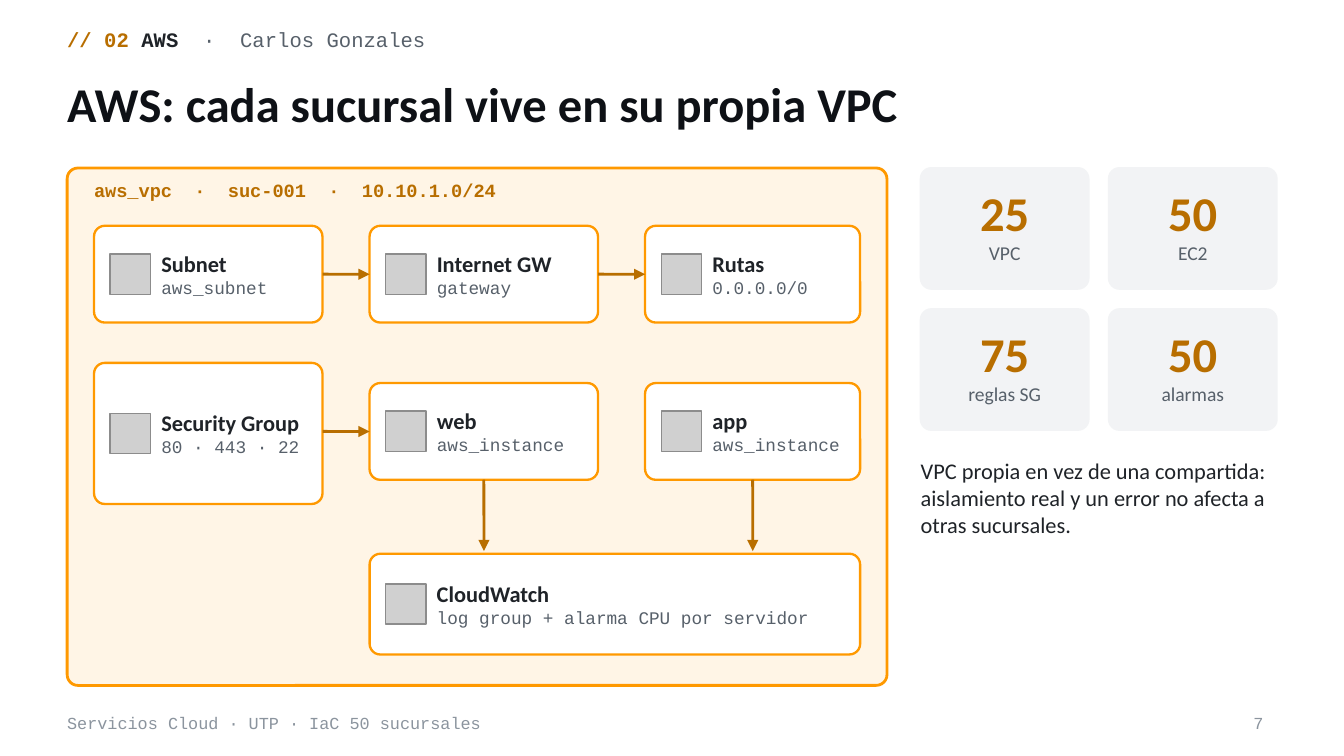
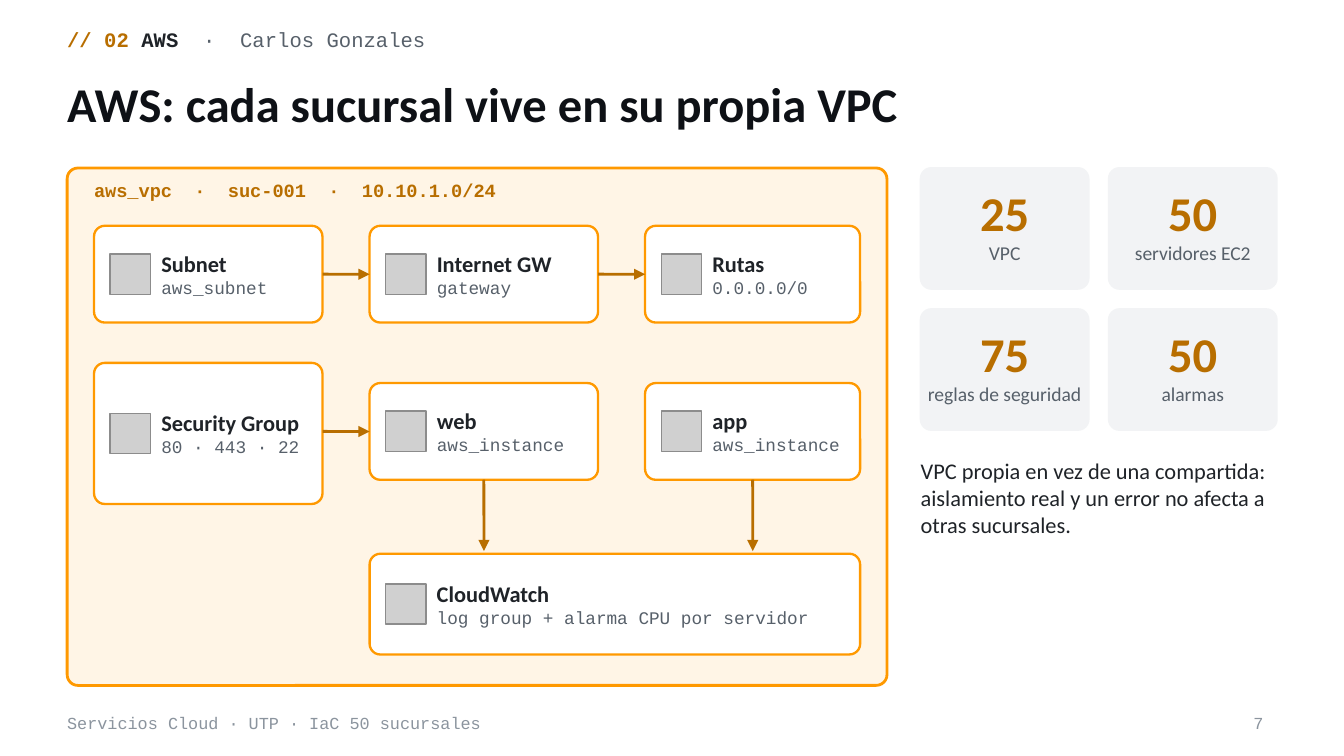
Before and after one commit to ThiagoIcochea/ServiciosCloudIAC, a slide deck: slide 7 of docs/academic/Sustentacion-IaC-50-Sucursales.pptx. Drawn at 1344x756 pixels with LibreOffice and Linux fonts; fonts in the diff are those of the drawing; grey boxes stand for pictures. Boxes give left, top, right and bottom in pixels: in the first picture for what was removed or moved away, otherwise in the second. Text is boxed around its words. In the diff, an @@ line names an element or a change of style, - is before the commit and + after.

```diff
--- a/docs/academic/Sustentacion-IaC-50-Sucursales.pptx
+++ b/docs/academic/Sustentacion-IaC-50-Sucursales.pptx
@@ text at bbox=[1135, 246, 1251, 260]: text changed @@
-EC2
+servidores EC2
@@ text at bbox=[928, 387, 1081, 405]: text changed @@
-reglas SG
+reglas de seguridad
```
Also in this commit, not shown: 5 other slides changed, 2 slides added, 20 other files.
